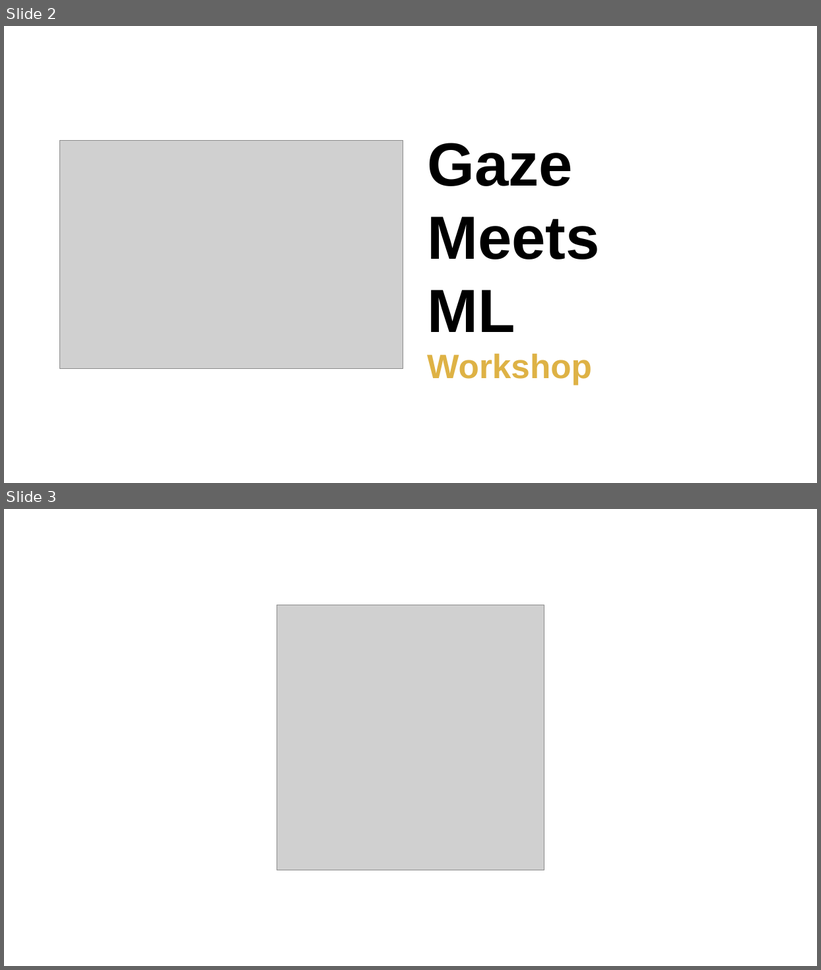
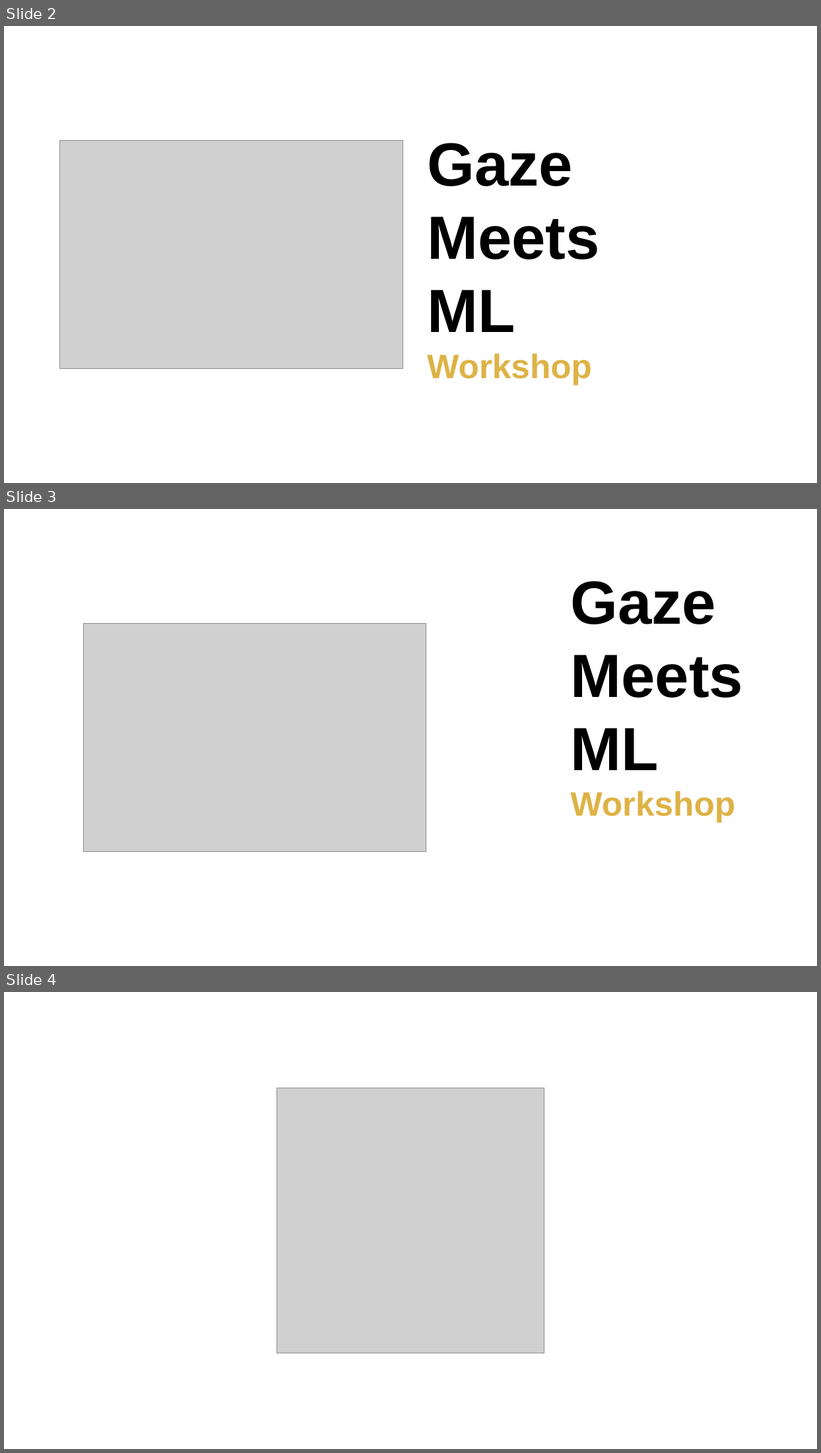
Before and after one commit to alexkarargyris/gaze_ml_2023, a slide deck: images/newlogo.pptx. Shown one above the other, each under a label of ours: slides 2 and 3 before the commit, slides 2, 3 and 4 after it. The pictures are 821x970 and 821x1453 pixels, drawn with LibreOffice and Linux fonts; fonts in the diff are those of the drawing; grey boxes stand for pictures. Boxes give left, top, right and bottom in pixels: in the first picture for what was removed or moved away, otherwise in the second. Text is boxed around its words. In the diff, an @@ line names an element or a change of style, - is before the commit and + after.

```diff
--- a/images/newlogo.pptx
+++ b/images/newlogo.pptx
@@ slide 3 added at box(4, 509, 817, 966), background #FFFFFF @@
@@ text added at box(570, 581, 743, 823), 72 pt, text #000000, bold @@
+Gaze
+Meets
+ML
+Workshop
@@ picture added at box(83, 623, 426, 852) @@
@@ what was slide 3 is now slide 4 @@
```
Also in this commit, not shown: 2 other slides added, 1 slide removed, 2 other files.
